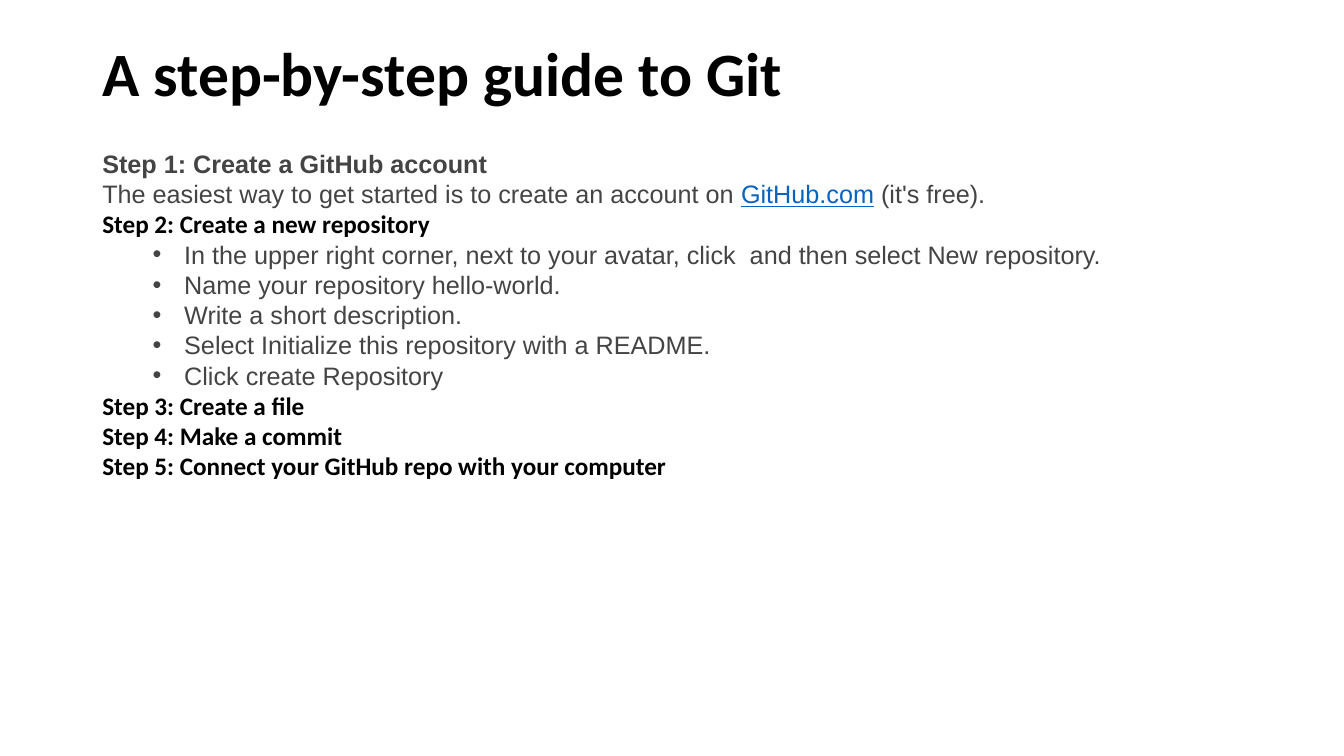
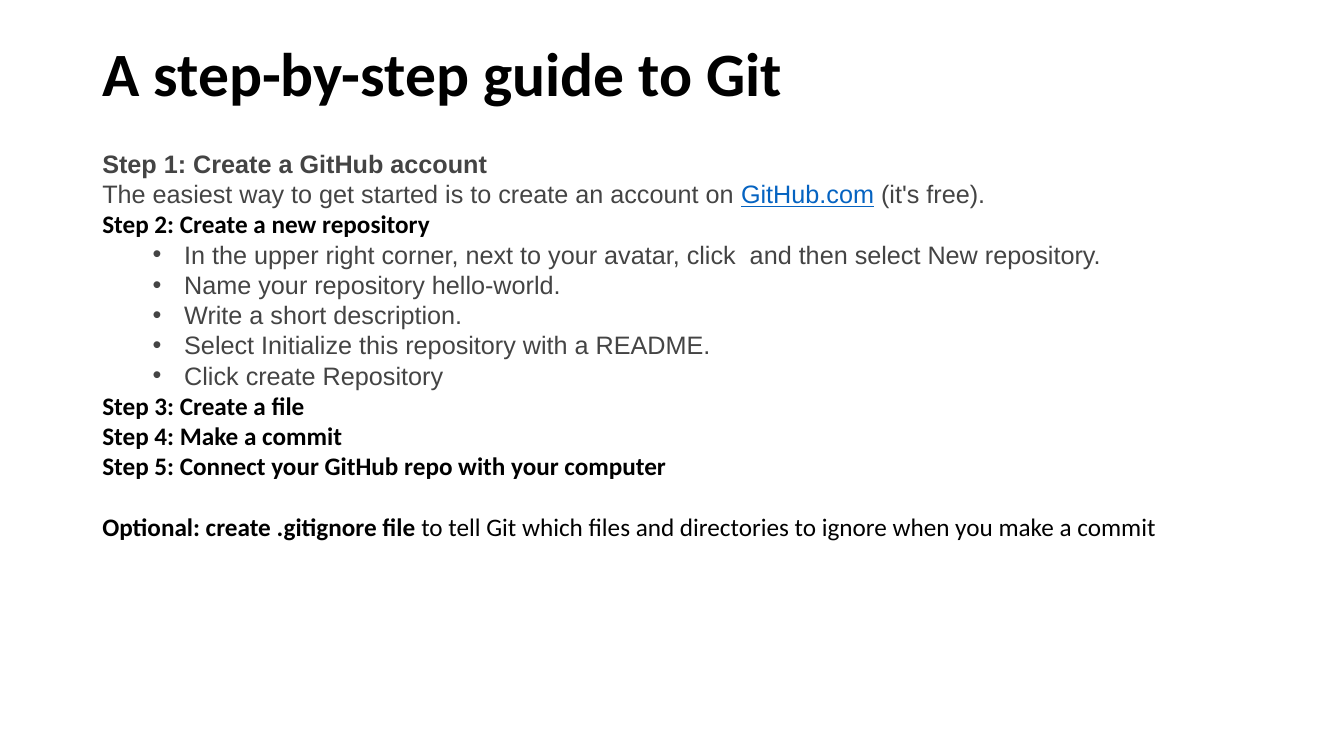
Before and after one commit to mopenn/opensource, a slide deck: slide 5 of GitHub/Github Tutorial for Beginners.pptx. Drawn at 1344x756 pixels with LibreOffice and Linux fonts; fonts in the diff are those of the drawing. Boxes give left, top, right and bottom in pixels: in the first picture for what was removed or moved away, otherwise in the second. Text is boxed around its words. In the diff, an @@ line names an element or a change of style, - is before the commit and + after.

Commit message:
added gitignore to the presentation

```diff
--- a/GitHub/Github Tutorial for Beginners.pptx
+++ b/GitHub/Github Tutorial for Beginners.pptx
@@ text at (102, 518, 1155, 541): paragraph added @@
+Optional: create .gitignore file to tell Git which files and directories to ignore when you make a commit
```
